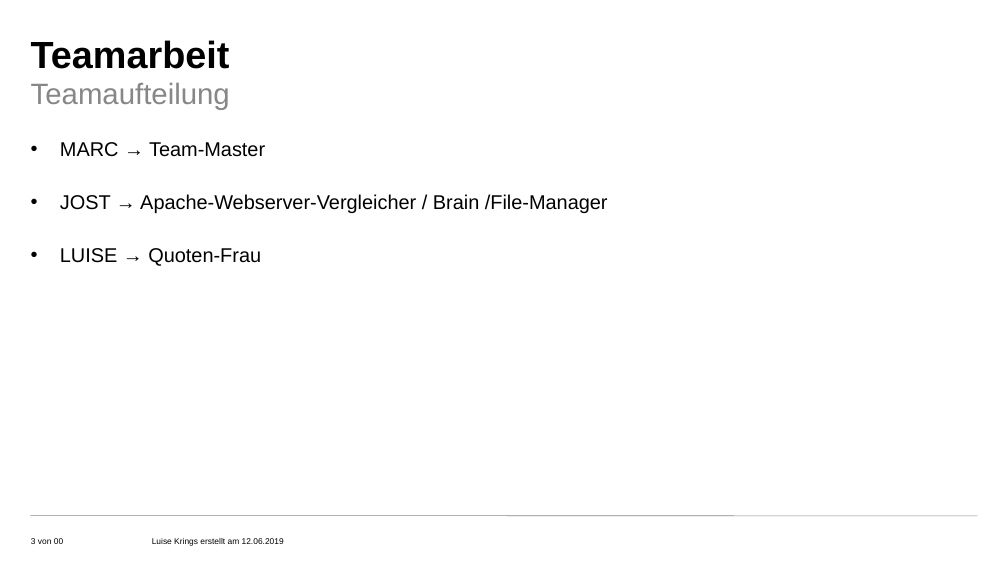
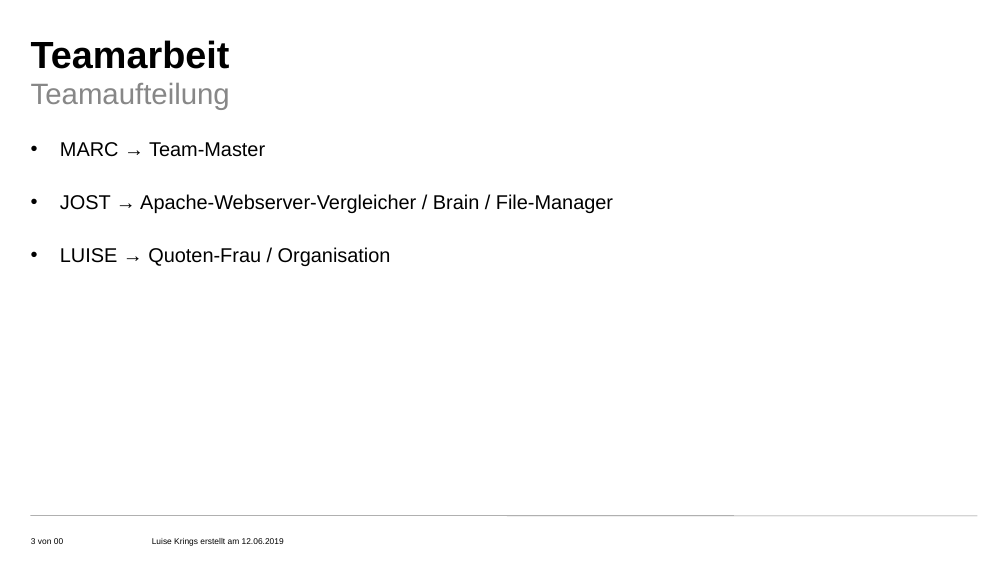
Before and after one commit to Jostqu/C-Webserver, a slide deck: slide 3 of PSE_Luise01.pptx. Drawn at 1008x567 pixels with LibreOffice and Linux fonts; fonts in the diff are those of the drawing; background and template pictures are left out. Boxes give left, top, right and bottom in pixels: in the first picture for what was removed or moved away, otherwise in the second. Text is boxed around its words. In the diff, an @@ line names an element or a change of style, - is before the commit and + after.

```diff
--- a/PSE_Luise01.pptx
+++ b/PSE_Luise01.pptx
@@ text at box(60, 194, 613, 266): text changed @@
-• JOST → Apache-Webserver-Vergleicher / Brain /File-Manager
-• LUISE → Quoten-Frau
+• JOST → Apache-Webserver-Vergleicher / Brain / File-Manager
+• LUISE → Quoten-Frau / Organisation
```
Also in this commit, not shown: 5 other slides changed.
